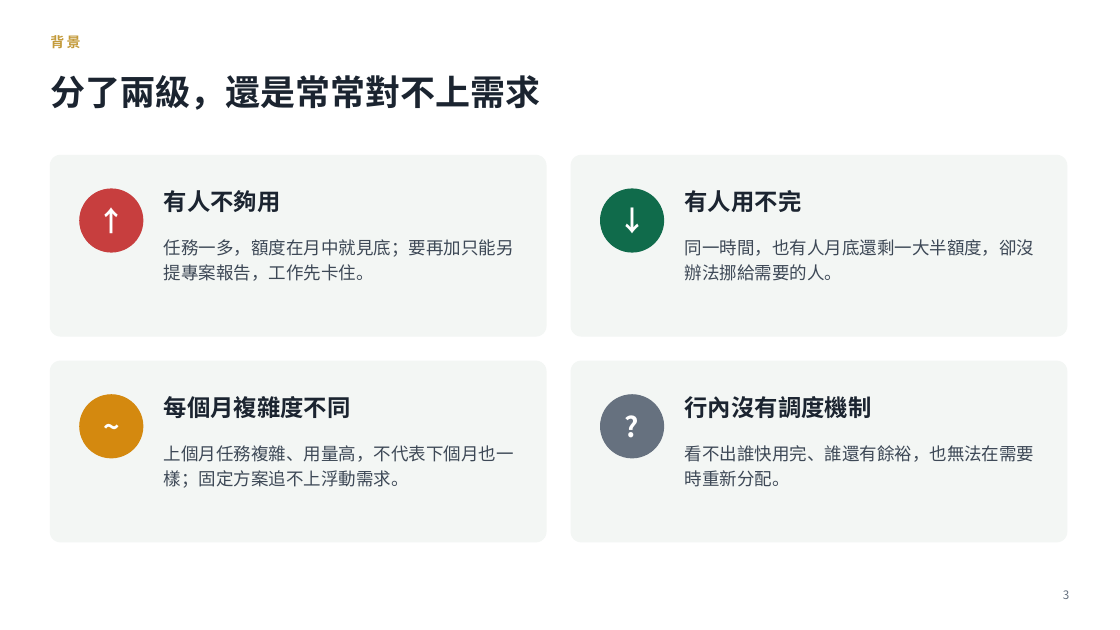
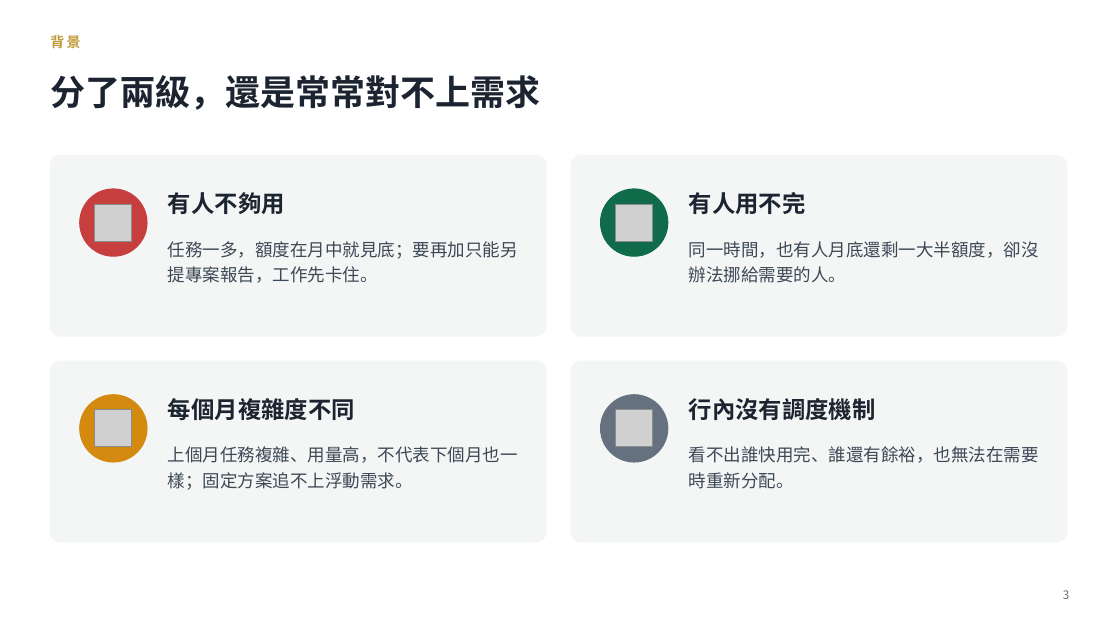
Before and after one commit to Wayne-Kao/cathay, a slide deck: slide 3 of Codex共用額度池說明.pptx. Drawn at 1120x630 pixels with LibreOffice and Linux fonts; fonts in the diff are those of the drawing; grey boxes stand for pictures. Boxes give left, top, right and bottom in pixels: in the first picture for what was removed or moved away, otherwise in the second. Text is boxed around its words. In the diff, an @@ line names an element or a change of style, - is before the commit and + after.

```diff
--- a/Codex共用額度池說明.pptx
+++ b/Codex共用額度池說明.pptx
@@ ellipse: place and size @@
-ellipse at bbox=[80, 189, 143, 252]
+ellipse at bbox=[80, 189, 147, 256]
@@ text removed at bbox=[80, 189, 143, 252] @@
-↑
@@ picture added at bbox=[95, 204, 132, 241] @@
@@ text "有人不夠用": place and size @@
-text "有人不夠用" at bbox=[164, 190, 281, 212]
+text "有人不夠用" at bbox=[168, 192, 285, 214]
@@ ellipse: place and size @@
-ellipse at bbox=[601, 189, 664, 252]
+ellipse at bbox=[601, 189, 668, 256]
@@ text removed at bbox=[601, 189, 664, 252] @@
-↓
@@ picture added at bbox=[616, 204, 653, 241] @@
@@ text "有人用不完": place and size @@
-text "有人用不完" at bbox=[685, 190, 802, 212]
+text "有人用不完" at bbox=[689, 192, 806, 214]
@@ text "任務一多，額度在月中就見底；要再加只能另提專案報告，工作先卡住。": place and size @@
-text "任務一多，額度在月中就見底；要再加只能另提專案報告，工作先卡住。" at bbox=[164, 239, 514, 281]
+text "任務一多，額度在月中就見底；要再加只能另提專案報告，工作先卡住。" at bbox=[168, 241, 518, 283]
@@ text "同一時間，也有人月底還剩一大半額度，卻沒辦法挪給需要的人。": place and size @@
-text "同一時間，也有人月底還剩一大半額度，卻沒辦法挪給需要的人。" at bbox=[685, 239, 1035, 281]
+text "同一時間，也有人月底還剩一大半額度，卻沒辦法挪給需要的人。" at bbox=[689, 241, 1039, 283]
@@ ellipse: place and size @@
-ellipse at bbox=[80, 395, 143, 458]
+ellipse at bbox=[80, 395, 147, 462]
@@ text removed at bbox=[80, 395, 143, 458] @@
-~
@@ picture added at bbox=[95, 410, 132, 447] @@
@@ text "每個月複雜度不同": place and size @@
-text "每個月複雜度不同" at bbox=[164, 396, 351, 418]
+text "每個月複雜度不同" at bbox=[168, 398, 355, 420]
@@ ellipse: place and size @@
-ellipse at bbox=[601, 395, 664, 458]
+ellipse at bbox=[601, 395, 668, 462]
@@ text removed at bbox=[601, 395, 664, 458] @@
-?
@@ picture added at bbox=[616, 410, 653, 447] @@
@@ text "行內沒有調度機制": place and size @@
-text "行內沒有調度機制" at bbox=[685, 396, 872, 418]
+text "行內沒有調度機制" at bbox=[689, 398, 876, 420]
@@ text "上個月任務複雜、用量高，不代表下個月也一樣；固定方案追不上浮動需求。": place and size @@
-text "上個月任務複雜、用量高，不代表下個月也一樣；固定方案追不上浮動需求。" at bbox=[164, 445, 514, 488]
+text "上個月任務複雜、用量高，不代表下個月也一樣；固定方案追不上浮動需求。" at bbox=[168, 446, 518, 490]
@@ text "看不出誰快用完、誰還有餘裕，也無法在需要時重新分配。": place and size @@
-text "看不出誰快用完、誰還有餘裕，也無法在需要時重新分配。" at bbox=[685, 445, 1035, 487]
+text "看不出誰快用完、誰還有餘裕，也無法在需要時重新分配。" at bbox=[689, 446, 1039, 489]
```
Also in this commit, not shown: 7 other slides changed, 1 slide added, 4 slides removed.
